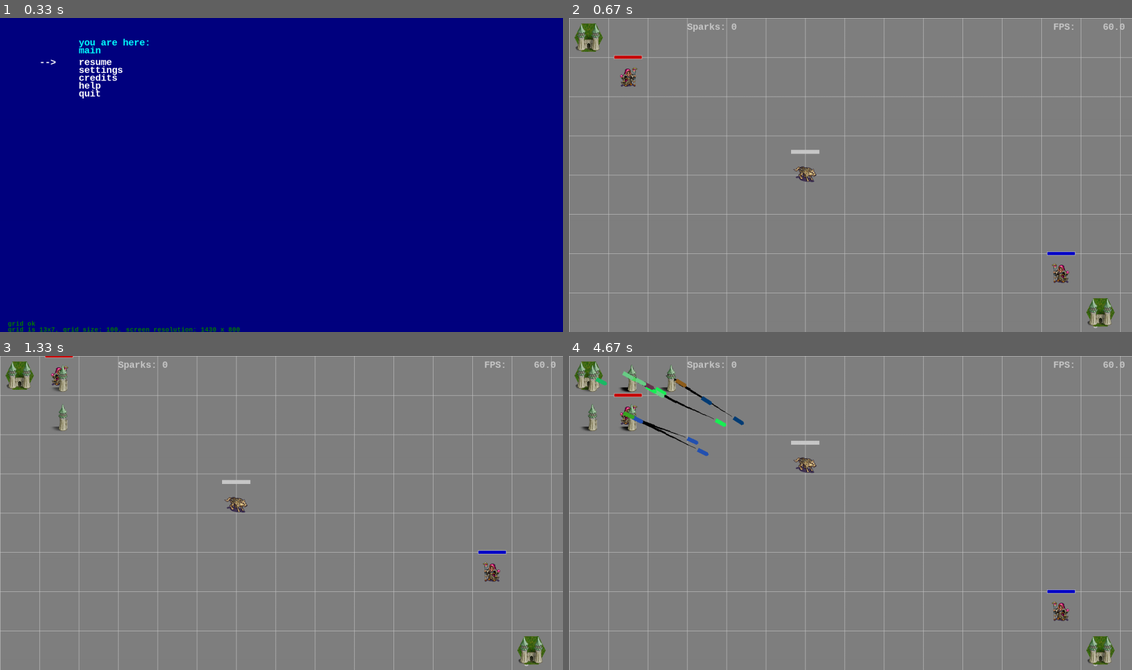
Above: before the commit, frames 1-4 (two rows, left to right).
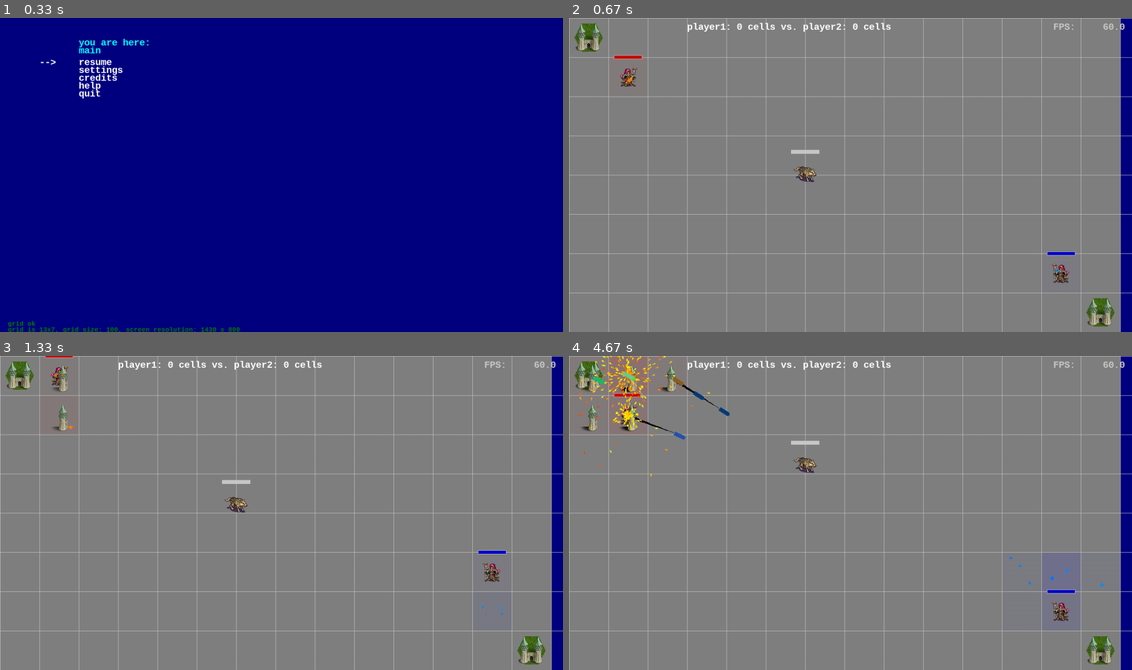
Above: after the commit, the same moments.

Repository: horstjens/spielend-programmieren
Game: pygame game, started from python3/2019/week35/game.py
The game is run twice, just before and just after one commit, with the same random seed, the same clock (stepped at 60 frames per second) and the same inputs.
Inputs:
- Up to frame 1 (0.33 s): no input
- Up to frame 2 (0.67 s): tap Enter at 0.33 s
- Up to frame 3 (1.33 s): tap Ctrl at 0.67, 1.07 s; hold Up from 1 s (still down); hold W from 1 s (still down)
- Up to frame 4 (4.67 s): tap Ctrl at 1.37, 1.57, 1.87, 2.07, 2.37, 2.63, 2.97, 3.27, 3.4, 3.8, 4.1, 4.47 s; release Up at 1.47 s; release W at 1.47 s; hold Right 1.5-1.97 s; hold D 1.5-1.97 s; hold Left 2-2.53 s; hold A 2-2.53 s; hold Down 2.57-2.87 s; hold S 2.57-2.87 s; hold Left 2.9-3.3 s; hold A 2.9-3.3 s; hold Up 3.33-3.7 s; hold W 3.33-3.7 s; hold Right 3.73-4.37 s; hold D 3.73-4.37 s; hold Down from 4.4 s (still down); hold S from 4.4 s (still down)

Frame 1 is identical in both runs. In frame 2, 2.4% of the frame differs, in the area x 10-100%, y 0-100%; in frame 3, 2.4%; in frame 4, 3.6%, in the area x 1-100%, y 0-100%.

Commit message:
Update game.py

Diff:
--- a/python3/2019/week35/game.py
+++ b/python3/2019/week35/game.py
@@ -500,50 +500,7 @@
         self.image = make_text(self.text, (self.r, self.g, self.b), self.fontsize)  # font 22
         self.rect = self.image.get_rect()
 
-class Guardian(VectorSprite):
-    def _overwrite_parameters(self):
-          self._layer = 9
-          self.kill_on_edge = True
-          self.pos = pygame.math.Vector2(random.randint(0, Viewer.width),
-                                                            random.randint(-Viewer.height,0))
-          self. max_age = 15
-
-          v = pygame.math.Vector2(random.randint(2, 2), 0)
-          v.rotate_ip(random.randint(0, 360))
-          self.move = v
-
-
-    def create_image(self):
-          self.image = pygame.Surface((50,50))
-          pygame.draw.circle(self.image, (139, 105, 20) , (25, 25), 20)
-          pygame.draw.circle(self.image, (223, 21,44) , (25,25), 13)
-          self.image.set_colorkey((0,0,0))
-          self.image.convert_alpha()
-          self.rect= self.image.get_rect()
-          self.image0 = self.image.copy()
-
-
-class PowerUp(VectorSprite):
-    def _overwrite_parameters(self):
-          self._layer = 9
-          self.kill_on_edge = True
-          self.pos = pygame.math.Vector2(random.randint(0, Viewer.width),
-                                                            random.randint(-Viewer.height,0))
-          self. max_age = 15
-
-          v = pygame.math.Vector2(random.randint(10, 25), 0)
-          v.rotate_ip(random.randint(0, 360))
-          self.move = v
-
-
-    def create_image(self):
-          self.image = pygame.Surface((30,30))
-          pygame.draw.circle(self.image, (200, 200, 200) , (15,15), 15)
-          pygame.draw.circle(self.image, (255, 64, 0) , (15,15), 10)
-          self.image.set_colorkey((0,0,0))
-          self.image.convert_alpha()
-          self.rect= self.image.get_rect()
-          self.image0 = self.image.copy()
+
 
 
 class Castle(VectorSprite):
@@ -590,9 +547,13 @@
            #rotate sprite
            self.set_angle(-a)
            #self.move.rotate_ip(a)
-           diff.normalize_ip()
+           try:
+               diff.normalize_ip()
+               self.move += diff * 25
+           except:
+               print("problem with normalizing diffvector", diff)
            self.move *= 0.8
-           self.move += diff * 25
+
 
            self.trail.insert (0, (self.pos.x, -self.pos.y))
            if len(self.trail) > 255:
@@ -664,9 +625,9 @@
 
     def create_image(self):
         r,g,b = self.color
-        r = randomize_color(r,50)
-        g = randomize_color(g,50)
-        b = randomize_color(b,50)
+        #r = randomize_color(r,50)
+        #g = randomize_color(g,50)
+        #b = randomize_color(b,50)
         self.image = pygame.Surface((10,10))
         pygame.draw.line(self.image, (r,g,b),
                          (10,5), (5,5), 3)
@@ -677,13 +638,35 @@
         self.rect= self.image.get_rect()
         self.image0 = self.image.copy()
 
+class Ring(VectorSprite):
+
+     def _overwrite_parameters(self):
+        self._layer = 9
+        self.kill_on_edge = True
+
+     def create_image(self):
+        r,g,b = self.color
+        #r = randomize_color(r,50)
+        #g = randomize_color(g,50)
+        #b = randomize_color(b,50)
+        self.image = pygame.Surface((16,16))
+        r1 = random.randint(2,8)
+        pygame.draw.circle(self.image, (r,g,b),
+                         (15,15), r1)
+        r2 = random.randint(1, r1-1)
+        pygame.draw.circle(self.image, (r,g,b),
+                         (15,15), r2)
+        self.image.set_colorkey((0,0,0))
+        self.image.convert_alpha()
+        self.rect= self.image.get_rect()
+        self.image0 = self.image.copy()
 
 class Explosion():
     """emits a lot of sparks, for Explosion or Player engine"""
     def __init__(self, posvector, minangle=0, maxangle=360, maxlifetime=3,
                  minspeed=5, maxspeed=150, red=255, red_delta=0,
                  green=225, green_delta=25, blue=0, blue_delta=0,
-                 minsparks=5, maxsparks=20):
+                 minsparks=5, maxsparks=20, shape="spark"):
         for s in range(random.randint(minsparks,maxsparks)):
             v = pygame.math.Vector2(1,0) # vector aiming right (0°)
             a = random.randint(minangle,maxangle)
@@ -693,9 +676,14 @@
             red   = randomize_color(red, red_delta)
             green = randomize_color(green, green_delta)
             blue  = randomize_color(blue, blue_delta)
-            Spark(pos=pygame.math.Vector2(posvector.x, posvector.y),
-                  angle= a, move=v*speed, max_age = duration,
-                  color=(red,green,blue), kill_on_edge = True)
+            if shape=="spark":
+                Spark(pos=pygame.math.Vector2(posvector.x, posvector.y),
+                      angle= a, move=v*speed, max_age = duration,
+                      color=(red,green,blue), kill_on_edge = True)
+            elif shape == "ring":
+                Ring(pos=pygame.math.Vector2(posvector.x, posvector.y),
+                      angle= a, move=v*speed, max_age = duration,
+                      color=(red,green,blue), kill_on_edge = True)
 
 
 
@@ -768,7 +756,9 @@
         self.gridsize = 100
         self.influence_radius = 50
         self.calculate_grid() # to have default values for the menu
-        self.convert_rate = 2 # how much color value (128=neutral, 0/255=full) changes per second
+        self.convert_rate = 8.6 # how much color value (128=neutral, 0/255=full) changes per second
+        self.convert_rate_back = 0.2 # how fast an "alone", not fully converted field changes per second back to neutral
+        #self.convert_rate_slow = 1.5 # how much color value changes per second if already full converted to opponent
 
         # ------ background images ------
         #self.backgroundfilenames = [] # every .jpg file in folder 'data'
@@ -882,7 +872,7 @@
 
         Bullet.groups = self.allgroup, self.bulletgroup
         Rocket.groups = self.allgroup, self.rocketgroup, self.targetgroup
-
+        Player.groups = self.allgroup, self.playergroup, self.targetgroup,
         #PowerUp.groups = self.allgroup, self.powerupgroup
         #Guardian.groups = self.allgroup, self.guardiangroup
         Castle.groups = self.allgroup, self.castlegroup, self.targetgroup
@@ -1135,11 +1125,12 @@
         self.maxy = y // self.gridsize
         print("maxx, maxy", self.maxx, self.maxy)
 
-        for y in range(0, Viewer.height, self.gridsize):
+        for y in range(0, self.maxy+1):
             line = []
-            for x in range(0, Viewer.width, self.gridsize):
+            for x in range(0, self.maxx+1):
                 #c = random.randint(96,160)
                 c = 128
+                # 0: color, 1: ??
                 line.append([c,0])
             self.cells.append(line)
 
@@ -1149,10 +1140,11 @@
             for x, (color, radius) in enumerate(line):
                 if color == 128:
                     c = (128,128,128)
-                elif color < 128:
-                    c = (color,0,0)
+                elif color > 128:
+                    #red
+                    c = (int(color),255-int(color),255-int(color))
                 else:
-                    c = (0,0, color)
+                    c = (int(color),int(color), 255-int(color))
                 pygame.draw.rect(self.screen, c,
                      (x*self.gridsize, y*self.gridsize, self.gridsize, self.gridsize))
 
@@ -1170,6 +1162,67 @@
         y = min(self.maxy, py // self.gridsize)
         return x, y
 
+    def update_cells(self, seconds):
+        """change color value of cells if player is nearby, paint raindrop"""
+        # ------ update cells -----
+        # ---- back to neutral ----
+        for y in range(self.maxy+1):
+            for x in range(self.maxx+1):
+                cvalue = self.cells[y][x][0]
+                if cvalue == 0 or cvalue == 255 or cvalue == 128:
+                    continue
+                if cvalue < 128:
+                    sign = 1
+                else:
+                    sign = -1
+                self.cells[y][x][0] += sign * seconds * self.convert_rate_back
+
+
+
+        # ----- converting by player -----
+        for p in self.playergroup:
+            ix, iy = self.pos_to_grid(p.pos)
+            affected = []
+            for y in range(self.maxy+1):
+                for x in range(self.maxx+1):
+                    cellvector = pygame.math.Vector2(self.gridsize//2 + x*self.gridsize, -self.gridsize//2-y*self.gridsize)
+                    distance = p.pos - cellvector
+                    if distance.length() < self.influence_radius:
+                        affected.append((x,y))
+            #print("affected:", affected)
+            for (x,y) in affected:
+                cvalue = self.cells[y][x][0]
+                if p.side == 1:
+                    if cvalue == 255:
+                        continue
+                    sign = 1
+                    r=255
+                    rd=10
+                    b=0
+                    bd=0
+                elif p.side == 2:
+                    if cvalue == 0:
+                        continue
+                    sign = -1
+                    r=0
+                    rd=0
+                    b=255
+                    bd=10
+                else:
+                    sign = 0
+                self.cells[y][x][0] += sign * seconds * self.convert_rate
+                # color sanity check
+                self.cells[y][x][0] = min(255, self.cells[y][x][0])
+                self.cells[y][x][0] = max(0, self.cells[y][x][0])
+                if random.random() < 0.1:
+                    Explosion(posvector=pygame.math.Vector2(self.gridsize//2 + x * self.gridsize,
+                          -self.gridsize//2-y*self.gridsize), shape="ring", minsparks=1, maxsparks=1,
+                          minspeed=10, maxspeed = 55, red=r, red_delta=rd, green=128, green_delta=32, blue=b, blue_delta=bd)
+
+
+
+
+
 
     def run(self):
         """The mainloop"""
@@ -1268,106 +1321,38 @@
 
             # ------ joystick handler -------
             for number, j in enumerate(self.joysticks):
-                if number == 0:
-                    player = self.cannon1
-                else:
-                    continue
-                x = j.get_axis(2)
-                y = j.get_axis(1)
-                if y > 0.2:
-                    player.forward(-1)
-                if y < -0.8:
-                    player.forward(15)
-                elif y < -0.5:
-                    player.forward(10)
-                elif y < -0.2:
-                    player.forward(5)
-                if x > 0.2:
-                    player.rotate(7)
-                if x < -0.2:
-                    player.rotate(-7)
+                pass
+                #if number == 0:
+                #    player = self.cannon1
+                #else:
+                #    continue
+                #x = j.get_axis(2)
+                #y = j.get_axis(1)
+                #if y > 0.2:
+                #    player.forward(-1)
+                #if y < -0.8:
+                #    player.forward(15)
+                #elif y < -0.5:
+                #    player.forward(10)
+                #elif y < -0.2:
+                #    player.forward(5)
+                #if x > 0.2:
+                #    player.rotate(7)
+                #if x < -0.2:
+                #    player.rotate(-7)
 
                 buttons = j.get_numbuttons()
                 for b in range(buttons):
                     pushed = j.get_button( b )
-                    if b == 0 and pushed:
-                        player.fire()
-                    if b == 1 and pushed:
-                        t = random.choice((self.cannon3, self.cannon2))
-                        player.launch(t)
+                    #if b == 0 and pushed:
+                    #    player.fire()
+                    #if b == 1 and pushed:
+                    #    t = random.choice((self.cannon3, self.cannon2))
+                    #    player.launch(t)
                         #if b == 5 and pushed:
                             #player.strafe_right()
 
-            # ---- tower launch rocket ----
-            for t in self.towergroup:
-                if random.random() < 0.01 :   # 1% chance, 30x pro sec
-                    victim = random.choice((self.player2, self.castle2))
-                    Rocket(pos=pygame.math.Vector2(t.pos.x, t.pos.y),
-                           boss=t, target=victim, color=(3,3,3))
-
-            # =========== delete everything on screen ==============
-            self.screen.blit(self.background, (0, 0))
-
-
-            #---- draw vertical border ------
-            ##pygame.draw.line(self.screen, (255, 255, random.randint(200,255)), (Viewer.border_x, 0), (Viewer.border_x, Viewer.height), 5)
-            # ----- draw horizontal border
-            ##pygame.draw.line(self.screen, (255, 255, random.randint(200,255)), (0, -Viewer.border_y), (Viewer.width, -Viewer.border_y),5)
-
-            self.paint_cells()
-            self.draw_grid()
-
-            # ------ update cells -----
-            for y, line in enumerate(self.cells):
-                for x, (color, radius) in enumerate(line):
-                    if color  == 0 or color == 255:
-                        continue
-                    cellvector = pygame.math.Vector2(x*self.gridsize+self.gridsize//2, -y*self.gridsize-self.gridsize//2)
-                    for p in self.playergroup:
-                        distance = p.pos - cellvector
-                        if distance.length() < self.influence_radius:
-                            #print("blubb", x, y, radius, color)
-                            radius += 1
-                            if radius > 70:
-                                radius = 1
-                                if p.number == 0:
-                                    delta = -1
-                                elif p.number == 1:
-                                    delta = 1
-                                else:
-                                    delta = 0
-                                color += delta * self.convert_rate
-                                color = min(255, color)
-                                color = max(0, color)
-                                if color == 0 or color == 255:
-                                    radius = 0
-                                self.cells[y][x][0] = color
-                            self.cells[y][x][1] = radius
-                            pygame.draw.circle(self.screen, (random.randint(128,255), random.randint(128,255), random.randint(128,255)),
-                                (x*self.gridsize+self.gridsize//2, y*self.gridsize+self.gridsize//2), radius+1, 1)
-
-                            break
-                    else:
-                        self.cells[y][x][1] = 0
-
-
-            #--- trails for rockets ----
-            for r in self.rocketgroup:
-                if len(r.trail) > 1:
-                    for rank, (x,y) in enumerate(r.trail):
-                        if rank > 0:
-                            pygame.draw.line(self.screen, r.color,
-                                        (x,y), (old[0], old [1]), (rank // 10))
-                        old = (x,y)
-
-            ##self.paint_world()
-
-            # write text below sprites (fps, sparks)
-            write(self.screen, "FPS: {:8.3}".format(
-                self.clock.get_fps() ), x=Viewer.width-200, y=10, color=(200,200,200))
-            write(self.screen, "Sparks: " + str(minimum_sparks), x=300, y=10, color=(200,200,200))
-            write(self.screen, str(len(self.bulletgroup)), x=Viewer.width-100, y=Viewer.height-30, color=(200,200,200))
-            # ----- collision detection between player and bullets---
+             # ----- collision detection between player and bullets---
             for p in self.playergroup:
                 crashgroup=pygame.sprite.spritecollide(p,
                            self.bulletgroup, False,
@@ -1404,14 +1389,8 @@
                         if select_sound == 4:
                             Viewer.sounds["explosion_rocket4"].play()
                         o.kill()
-                        p.lives -= 1
-
-                        if p.number == 0:
-                            Viewer.border_x += 5
-                            self.update_border()
-                        if p.number == 1:
-                            Viewer.border_x -= 5
-                            self.update_border()
+                        p.hitpoints -= 1
+
 
 
                 #... between rocket and rocket?
@@ -1441,20 +1420,55 @@
                             r1.kill()
                             r2.kill()
 
-            #---- collision between player and PowerUp? ----
-
-            for p in self.playergroup:
-                crashgroup=pygame.sprite.spritecollide(p,
-                           self.powerupgroup, False,
-                           pygame.sprite.collide_mask)
-                for o in crashgroup:
-                    o.kill()
-                    p.lives += 1
+
+
+            # ---- tower launch rocket ----
+            for t in self.towergroup:
+                if random.random() < 0.01 :   # 1% chance, 30x pro sec
+                    victim = random.choice((self.player2, self.castle2))
+                    Rocket(pos=pygame.math.Vector2(t.pos.x, t.pos.y),
+                           boss=t, target=victim, color=(3,3,3))
+
+
+            # =========== delete everything on screen ==============
+            self.screen.blit(self.background, (0, 0))
+
+
+            #---- draw vertical border ------
+            ##pygame.draw.line(self.screen, (255, 255, random.randint(200,255)), (Viewer.border_x, 0), (Viewer.border_x, Viewer.height), 5)
+            # ----- draw horizontal border
+            ##pygame.draw.line(self.screen, (255, 255, random.randint(200,255)), (0, -Viewer.border_y), (Viewer.width, -Viewer.border_y),5)
+
+            self.paint_cells()
+            self.draw_grid()
+
+
+
+
+            #--- trails for rockets ----
+            for r in self.rocketgroup:
+                if len(r.trail) > 1:
+                    for rank, (x,y) in enumerate(r.trail):
+                        if rank > 0:
+                            pygame.draw.line(self.screen, r.color,
+                                        (x,y), (old[0], old [1]), (rank // 10))
+                        old = (x,y)
+
+            ##self.paint_world()
+
+            # write text below sprites (fps, sparks)
+            write(self.screen, "FPS: {:8.3}".format(
+                self.clock.get_fps() ), x=Viewer.width-200, y=10, color=(200,200,200))
+            redcells = len([c for c in self.cells if c[0]==0])
+            bluecells = len([c for c in self.cells if c[0]==255])
+            write(self.screen, "player1: {} cells vs. player2: {} cells".format(redcells, bluecells) , x=300, y=10, color=(255,255,255))
+            #write(self.screen, str(len(self.bulletgroup)), x=Viewer.width-100, y=Viewer.height-30, color=(200,200,200))
 
 
 
             # ================ UPDATE all sprites =====================
             self.allgroup.update(seconds)
+            self.update_cells(seconds)
 
             # ----------- clear, draw , update, flip -----------------
             self.allgroup.draw(self.screen)
